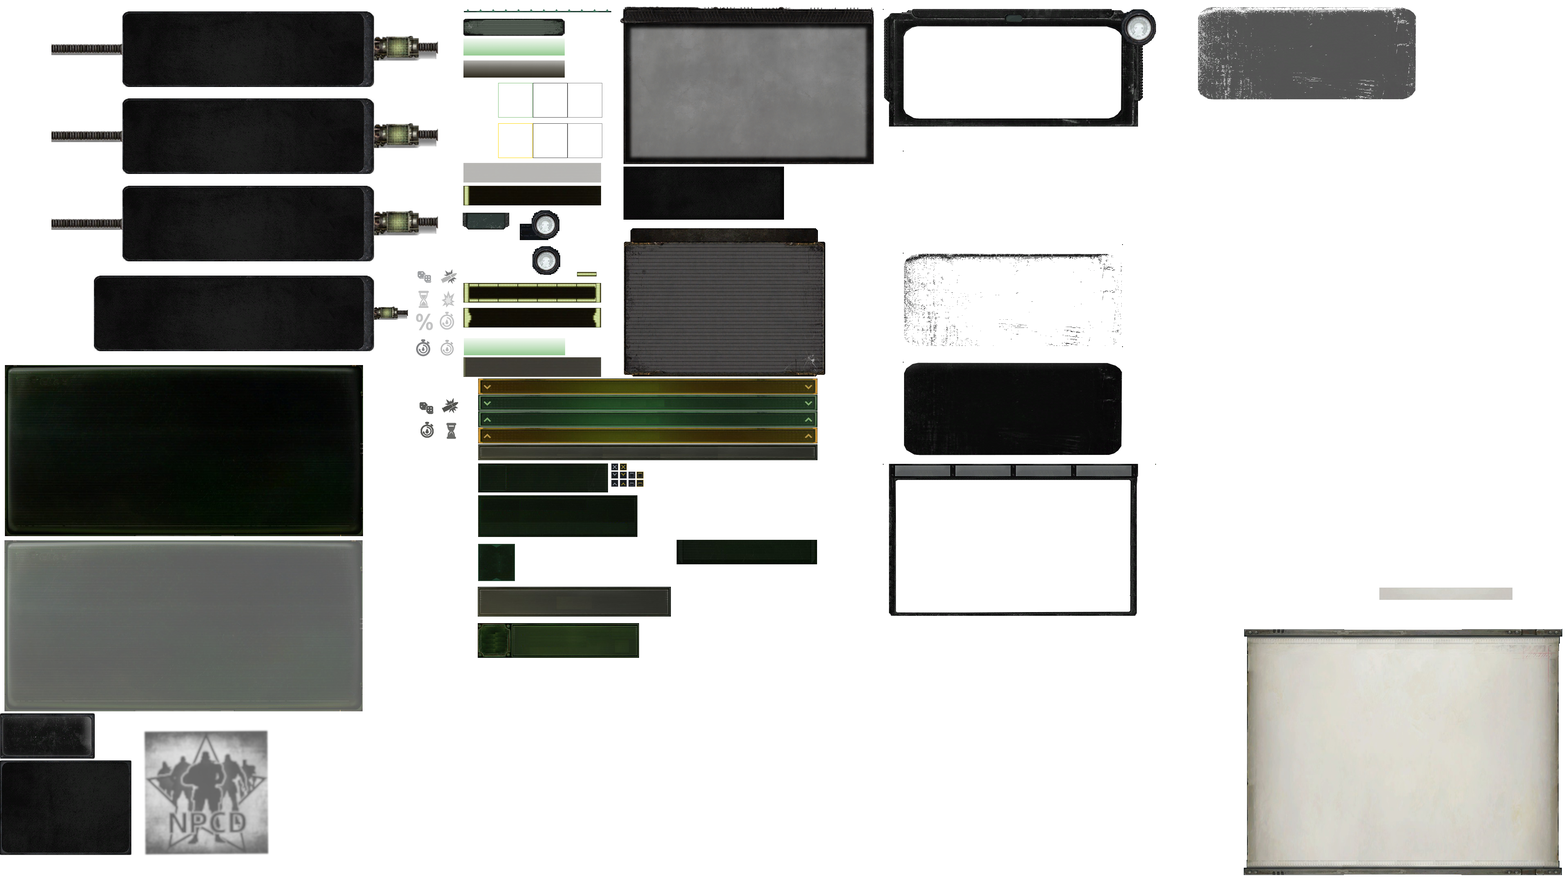
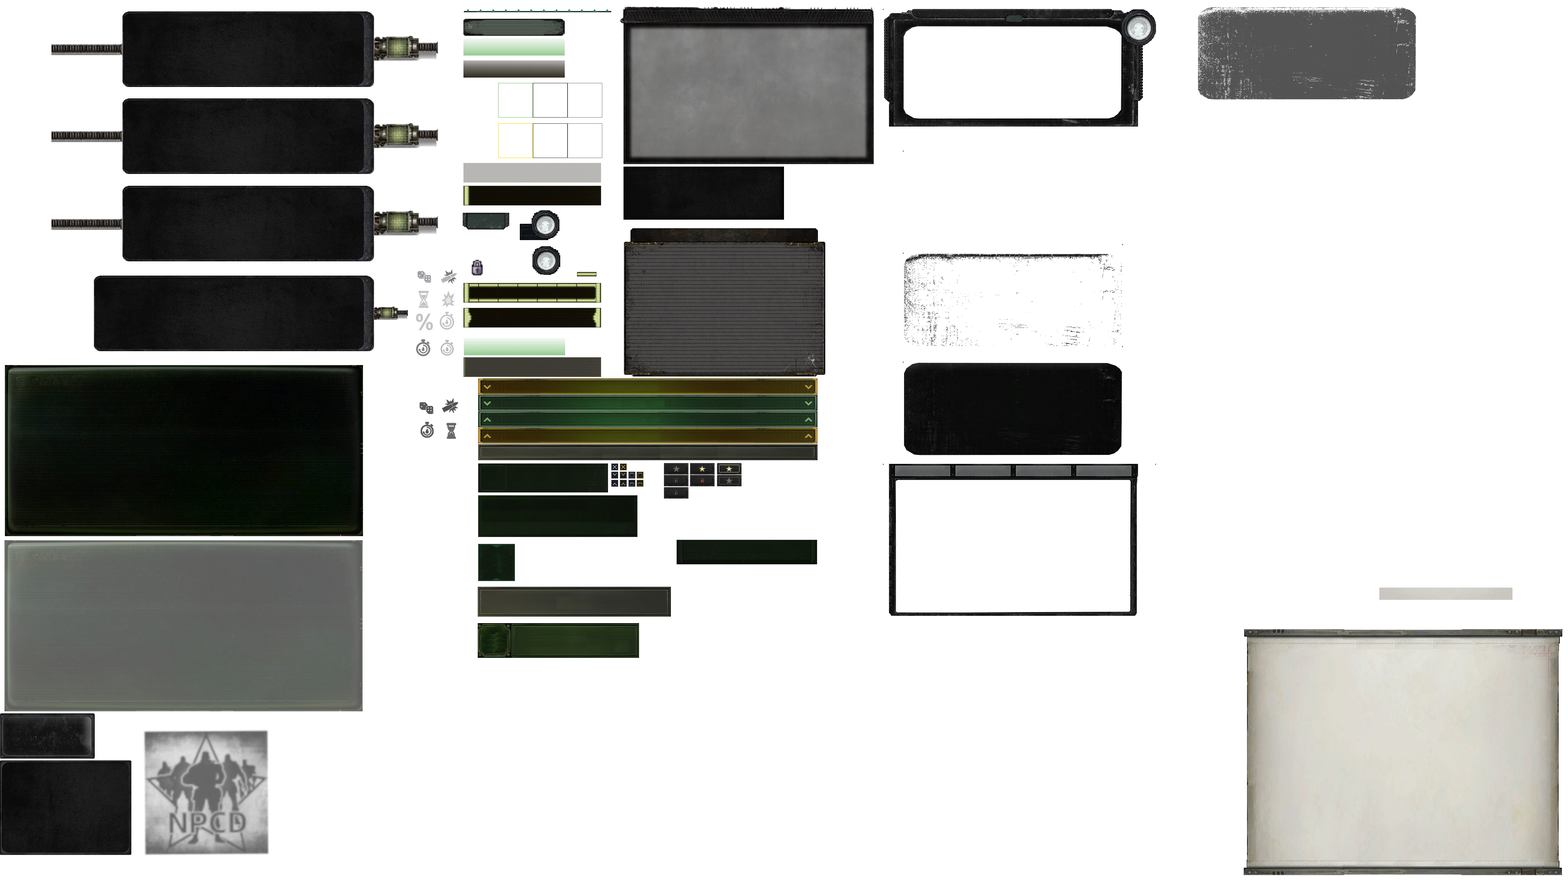
Layers edited between the first and the second 1568×882 image:
added layer "Pasted Layer #12" above "Pasted Layer #11" over left=690, top=474, right=715, bottom=487
added layer "Pasted Layer #11" above "Layer Group #19" over left=663, top=487, right=689, bottom=499
added layer "Layer Group #19" above "Layer Group #18" over left=717, top=463, right=742, bottom=475
added layer "Layer Group #18" above "Pasted Layer copy #1" over left=690, top=463, right=715, bottom=475
added layer "Pasted Layer copy #1" above "Pasted Layer copy" over left=726, top=477, right=733, bottom=484
added layer "Pasted Layer copy" above "Pasted Layer #13" over left=673, top=465, right=680, bottom=472
added layer "Pasted Layer #13" above "Pasted Layer #15" over left=690, top=463, right=715, bottom=475
added layer "Pasted Layer #15" above "Pasted Layer #16" over left=717, top=474, right=742, bottom=487
added layer "Pasted Layer #16" above "Pasted Layer #14" over left=663, top=463, right=689, bottom=475
added layer "Pasted Layer #14" above "Pasted Layer #10" over left=663, top=463, right=689, bottom=487
added layer "Pasted Layer #10" above "Pasted Layer #9" over left=663, top=463, right=689, bottom=487
added layer "Pasted Layer #9" above "Pasted Layer #6" over left=471, top=259, right=484, bottom=276